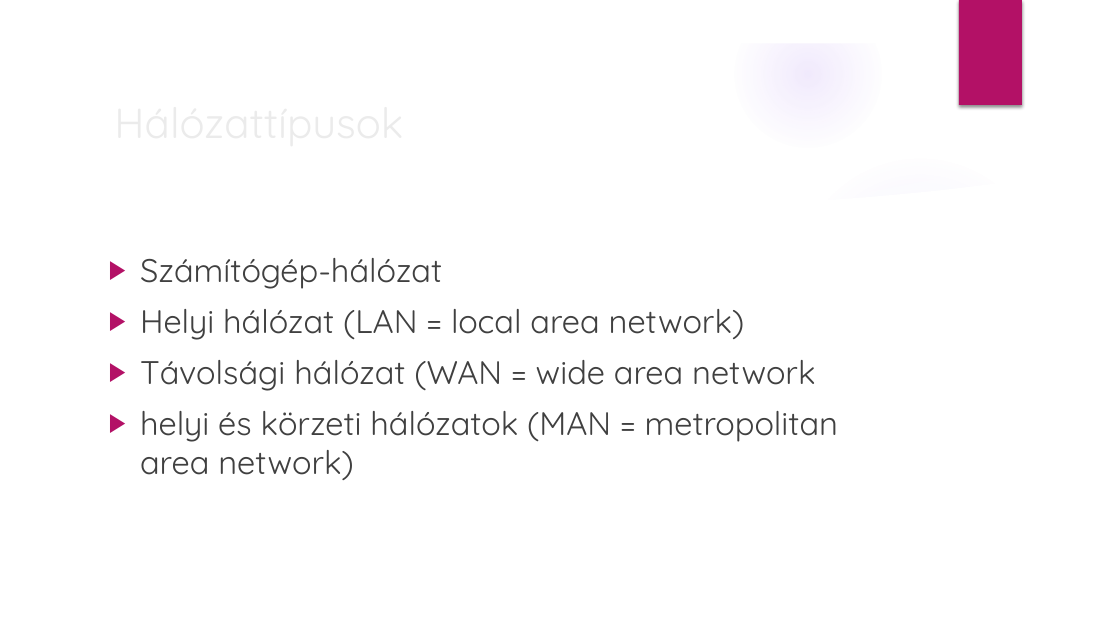
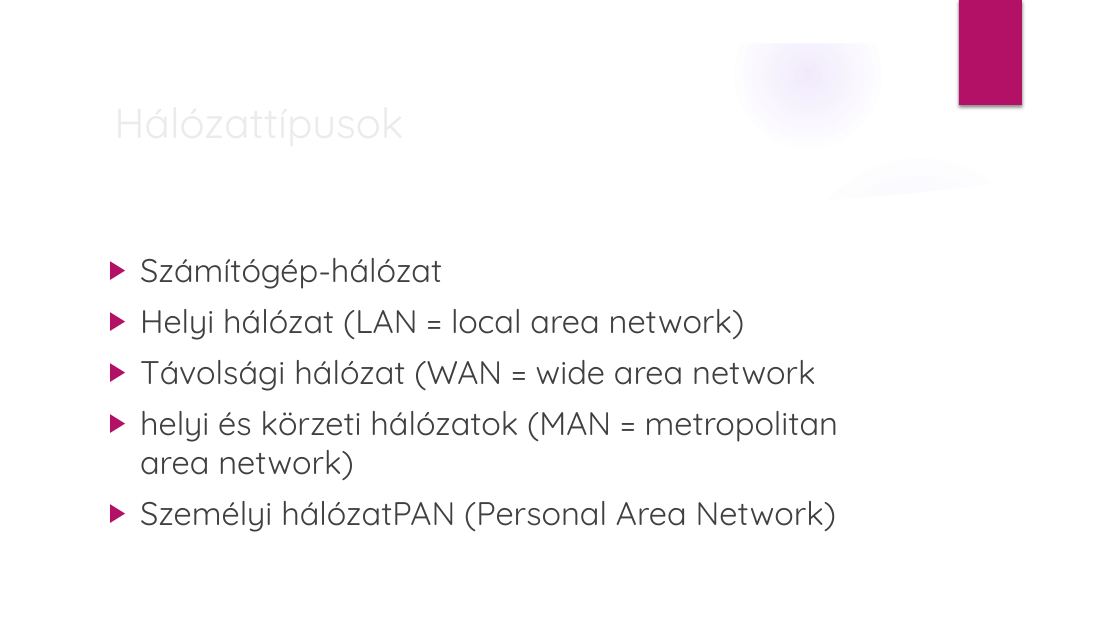
Before and after one commit to TeRdIkZaLan/Terdik-Zal-n-PPT, a slide deck: slide 2 of Hálózatok.pptx. Drawn at 1120x630 pixels with LibreOffice and Linux fonts; fonts in the diff are those of the drawing; background and template pictures are left out. Boxes give left, top, right and bottom in pixels: in the first picture for what was removed or moved away, otherwise in the second. Text is boxed around its words. In the diff, an @@ line names an element or a change of style, - is before the commit and + after.

```diff
--- a/Hálózatok.pptx
+++ b/Hálózatok.pptx
@@ text at (x1=140, y1=501, x2=836, y2=532): paragraph added @@
+▶ Személyi hálózatPAN (Personal Area Network)
```
Also in this commit, not shown: 3 other slides changed, 1 slide added.
